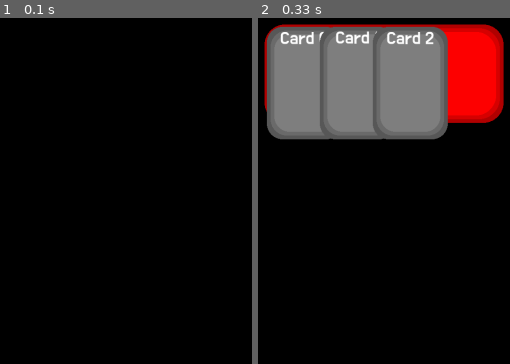
Above: before the commit, frames 1-2 (left to right).
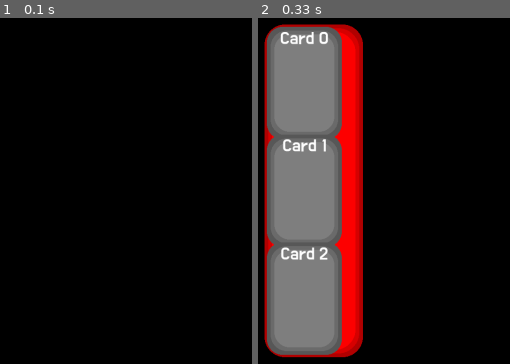
Above: after the commit, the same moments.

Repository: Dano-Sato/REMO-Engine-with-100-Examples-Pygame-
Game: pygame game, started from 11-card.py
The game is run twice, just before and just after one commit, with the same random seed, the same clock (stepped at 60 frames per second) and the same inputs.
Inputs:
- Up to frame 1 (0.1 s): no input
- Up to frame 2 (0.33 s): no input

Frame 1 is identical in both runs. In frame 2, 46% of the frame differs, in the area x 2-98%, y 1-99%.

Commit message:
cardLayout 정상 작동 확인

Diff:
--- a/11-card.py
+++ b/11-card.py
@@ -23,26 +23,38 @@
         else:
             return RPoint(l,0)
     #카드들의 간격을 정하는 함수
-    def delta(self,c:graphicObj):
-        if len(self)==0:
+    def delta(self,c:graphicObj,isCollide):
+        if len(self)<=1:
             return RPoint(0,0)
         else:
-            _spacing = (self.maxWidth-self.cardLength(c)) / len(self)
             if c.collideMouse():
                 return self.makeVector(self.cardLength(c))
             else:
+                if isCollide:
+                    _spacing = (self.maxWidth-2*self.cardLength(c)) / (len(self)-1)
+                else:
+                    _spacing = (self.maxWidth-self.cardLength(c)) / (len(self)-1)
+
+
                 _spacing = min(_spacing,self.spacing+self.cardLength(c))
                 return self.makeVector(_spacing)
 
     #레이아웃 내부 객체 위치 조정 (override)
     def adjustLayout(self,smoothness=3):
         lastChild = None
+        isCollide = False
+        for child in self.getChilds():
+            if child.collideMouse():
+                isCollide = True
+                break
+
+
         for child in self.getChilds():
             if lastChild != None:
                 if child.collideMouse():
                     child.pos = child.pos.moveTo(lastChild.pos+self.makeVector(self.cardLength(child)),smoothness=smoothness)
                 else:
-                    child.pos = child.pos.moveTo(lastChild.pos+self.delta(lastChild),smoothness=smoothness)
+                    child.pos = child.pos.moveTo(lastChild.pos+self.delta(lastChild,isCollide),smoothness=smoothness)
             else:
                 child.pos = self.pad
             lastChild = child
@@ -62,9 +74,9 @@
         card.merge()
         return card
     def initOnce(self):
-        width = 500
-        self.cards = cardLayout(RPoint(100,100),spacing=10,maxWidth=width,isVertical=False)
-        self.cardBg = rectObj(pygame.Rect(0,0,width,200).inflate(10,10),color=Cs.red,edge=8)
+        width = 700
+        self.cards = cardLayout(RPoint(100,100),spacing=10,maxWidth=width,isVertical=True)
+        self.cardBg = rectObj(pygame.Rect(0,0,200,width).inflate(10,10),color=Cs.red,edge=8)
         self.cardBg.setParent(self.cards,depth=-1)
         self.testCounter = 0
         for i in range(3):
